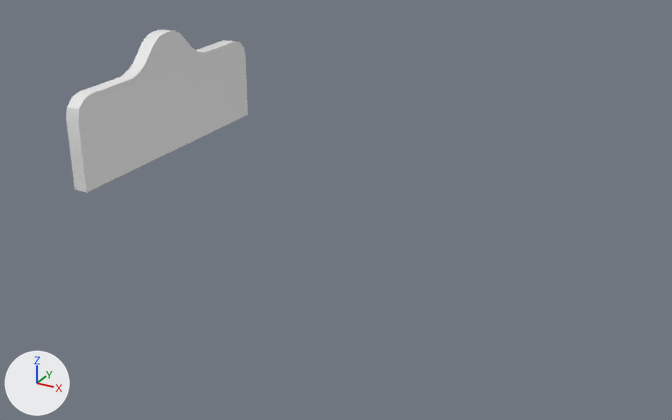
An edit to the Blender file Bed/Royal Bed.blend, drawn before and after from the same camera.
Rendered twice from a camera (50 mm lens) standing at (7.53, -9.15, 4.16) and looking at (2.68, -0.33, -0.24). Every picture has the same lights, and +X, +Y and +Z are marked at lower left.

The first picture shows 'Bed'.
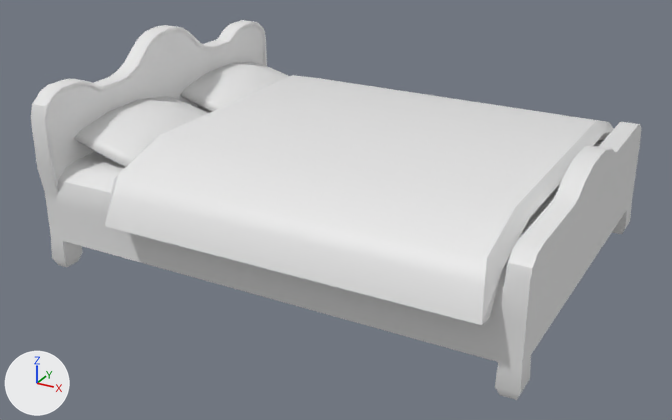
Commit message: Before applying modifiers complete bed

Pixel boxes [x1, y1, x2, y2] of what changed, in the pictures (672 x 420 px):
'Covers', added: after [105, 75, 614, 325]
'Bed', reshaped (234% wider, 131% taller): before [66, 29, 248, 193]; after [31, 20, 642, 400]
'Pillow', added: after [74, 96, 208, 167]
'Matress', added: after [57, 107, 604, 320]
'Pillow2', added: after [180, 62, 290, 112]

Edits to the bpy script that builds the scene:
```text
Change me_cube_001:
    used by ob_bed; location = (0.0, 0.0, 0.525)
    remove me_cube_001.from_pydata(...)  # 40 vertices, 28 faces; spans x -0.09..0.09, y 0.0..1.7, z -0.57..0.99
    add me_cube_001.from_pydata(...)  # 279 vertices, 240 faces; spans x -0.11..5.59, y 0.0..2.22, z -1.37..1.04
    me_cube_001 part 1: 34 vertices removed from x -0.09..0.09, y 0.0..1.7, z -0.57..0.99; 273 vertices added at x -0.11..5.59, y 0.0..2.22, z -1.37..1.04
Add me_cube_005:
    me_cube_005.from_pydata(...)  # 24 vertices, 20 faces; spans x -1.82..2.58, y -2.44..0.0, z -0.37..0.34
    me_cube_005.polygons.foreach_set('use_smooth', [True] * 20)
Add me_cube_004:
    me_cube_004.from_pydata(...)  # 44 vertices, 42 faces; spans x -0.56..0.56, y -0.9..0.9, z -0.29..0.29
    me_cube_004.polygons.foreach_set('use_smooth', [True] * 42)
Add me_cube_002:
    me_cube_002.from_pydata(...)  # 14 vertices, 6 faces; spans x 0.09..5.36, y 0.0..2.16, z -0.56..-0.13
    me_cube_002.polygons.foreach_set('use_smooth', [True] * 6)
Add ob_covers:
    ob_covers = bpy.data.objects.new('Covers', me_cube_005)
    ob_covers.location = (2.72, 0.0, 0.403)
    _m = ob_covers.modifiers.new('Mirror', 'MIRROR')
    _m.use_axis = (False, True, False)
    _m.use_clip = True
Add ob_pillow2:
    ob_pillow2 = bpy.data.objects.new('Pillow2', me_cube_004)
    ob_pillow2.location = (0.54, 1.057, 0.538)
Add ob_pillow:
    ob_pillow = bpy.data.objects.new('Pillow', me_cube_004.copy())
    ob_pillow.location = (0.54, -0.9, 0.538)
Add ob_matress:
    ob_matress = bpy.data.objects.new('Matress', me_cube_002)
    ob_matress.location = (0.0, 0.0, 0.525)
    _m = ob_matress.modifiers.new('Mirror', 'MIRROR')
    _m.use_axis = (False, True, False)
    _m.use_clip = True
```
